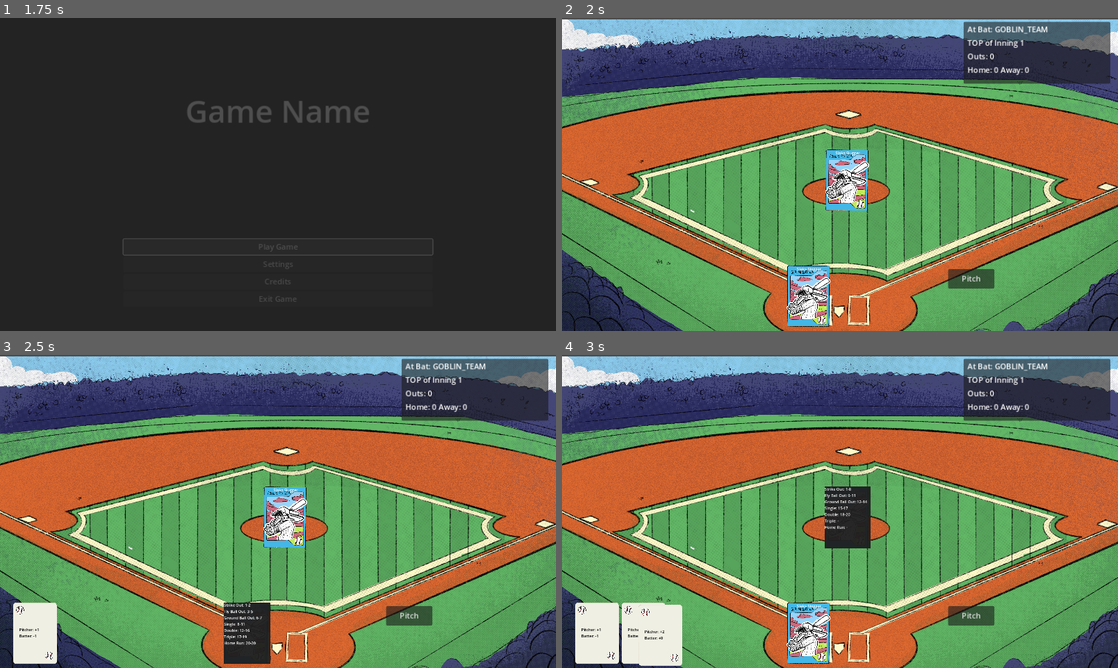
Above: before the commit, frames 1-4 (two rows, left to right).
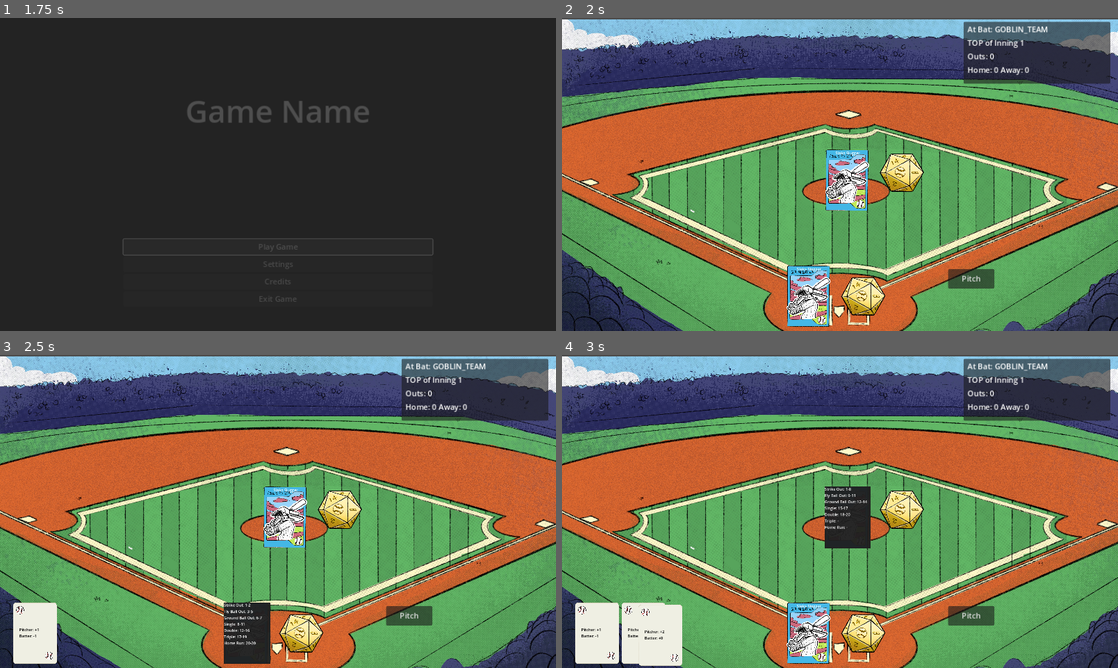
Above: after the commit, the same moments.

Repository: Zami77/MonsterModeBaseball
Game: Godot game, scene res://src/managers/game_manager/GameManager.tscn
The game is run twice, just before and just after one commit, with the same random seed, the same clock (stepped at 60 frames per second) and the same inputs. Sound files missing from this copy of the repository are replaced by a short silence.
Inputs (mouse positions are in pixels of both pictures, inside the frame that each line leads up to):
- Up to frame 1 (1.75 s): move the mouse to (400, 158) at 0.52 s; press the mouse at (400, 158) at 0.53 s; release the mouse at (400, 158) at 1.25 s; click "Play Game" at 1.25 s
- Up to frame 2 (2 s): no input
- Up to frame 3 (2.5 s): move the mouse to (244, 633) at 2.02 s; click (244, 633) at 2.1 s
- Up to frame 4 (3 s): move the mouse to (845, 517) at 2.77 s; press the mouse at (845, 517) at 2.78 s

Frame 1 is identical in both runs. In frame 2, 1.5% of the frame differs, in the area x 50-66%, y 43-96%; in frame 3, 1.5%; in frame 4, 1.5%.

Commit message:
dice chuck animation faster

Diff:
--- a/src/dice_chucker/DiceChucker.tscn
+++ b/src/dice_chucker/DiceChucker.tscn
@@ -4,9 +4,13 @@
 [ext_resource type="Texture2D" uid="uid://cyvtn6d0pqqry" path="res://src/dice_chucker/dice_faces.png" id="2_xba5q"]
 [ext_resource type="Texture2D" uid="uid://dnq7h87ke4c3e" path="res://src/dice_chucker/dice_roll.png" id="3_eicry"]
 
+[sub_resource type="Animation" id="Animation_vnf2p"]
+resource_name = "change"
+
 [sub_resource type="Animation" id="Animation_nqmap"]
 resource_name = "chuck"
-length = 1.3
+length = 0.7
+step = 0.05
 tracks/0/type = "value"
 tracks/0/imported = false
 tracks/0/enabled = true
@@ -14,7 +18,7 @@
 tracks/0/interp = 1
 tracks/0/loop_wrap = true
 tracks/0/keys = {
-"times": PackedFloat32Array(0, 1.2),
+"times": PackedFloat32Array(0, 0.7),
 "transitions": PackedFloat32Array(1, 1),
 "update": 1,
 "values": [false, true]
@@ -26,7 +30,7 @@
 tracks/1/interp = 1
 tracks/1/loop_wrap = true
 tracks/1/keys = {
-"times": PackedFloat32Array(0, 1.2),
+"times": PackedFloat32Array(0, 0.7),
 "transitions": PackedFloat32Array(1, 1),
 "update": 1,
 "values": [true, false]
@@ -38,7 +42,7 @@
 tracks/2/interp = 1
 tracks/2/loop_wrap = true
 tracks/2/keys = {
-"times": PackedFloat32Array(0, 0.1, 0.2, 0.3, 0.4, 0.5, 0.6, 0.7, 0.8, 0.9, 1, 1.1),
+"times": PackedFloat32Array(0, 0.05, 0.1, 0.15, 0.2, 0.25, 0.3, 0.35, 0.4, 0.45, 0.5, 0.55),
 "transitions": PackedFloat32Array(1, 1, 1, 1, 1, 1, 1, 1, 1, 1, 1, 1),
 "update": 1,
 "values": [0, 1, 2, 3, 4, 5, 6, 7, 8, 9, 10, 11]
@@ -50,14 +54,11 @@
 tracks/3/interp = 1
 tracks/3/loop_wrap = true
 tracks/3/keys = {
-"times": PackedFloat32Array(0.1, 1.2, 1.3),
+"times": PackedFloat32Array(0.6, 0.65, 0.7),
 "transitions": PackedFloat32Array(1, 1, 1),
 "update": 0,
 "values": [0.0, 4.71239, 6.28319]
 }
-
-[sub_resource type="Animation" id="Animation_vnf2p"]
-resource_name = "change"
 
 [sub_resource type="AnimationLibrary" id="AnimationLibrary_002gp"]
 _data = {
@@ -74,15 +75,16 @@
 }
 
 [node name="DiceSprite" type="Sprite2D" parent="."]
-visible = false
+rotation = 4.71239
 scale = Vector2(0.21, 0.21)
 texture = ExtResource("2_xba5q")
 hframes = 20
 frame = 19
 
 [node name="DiceRollSprite" type="Sprite2D" parent="."]
+visible = false
 scale = Vector2(0.2, 0.2)
 texture = ExtResource("3_eicry")
 hframes = 5
 vframes = 4
-frame = 1
+frame = 11
--- a/src/managers/match_manager/MatchManager.tscn
+++ b/src/managers/match_manager/MatchManager.tscn
@@ -10,7 +10,6 @@
 
 [node name="MatchManager" type="Node2D"]
 script = ExtResource("1_ccsw8")
-total_innings = 1
 inning = ExtResource("2_ywgey")
 
 [node name="BasesManager" parent="." instance=ExtResource("2_x2ck3")]
